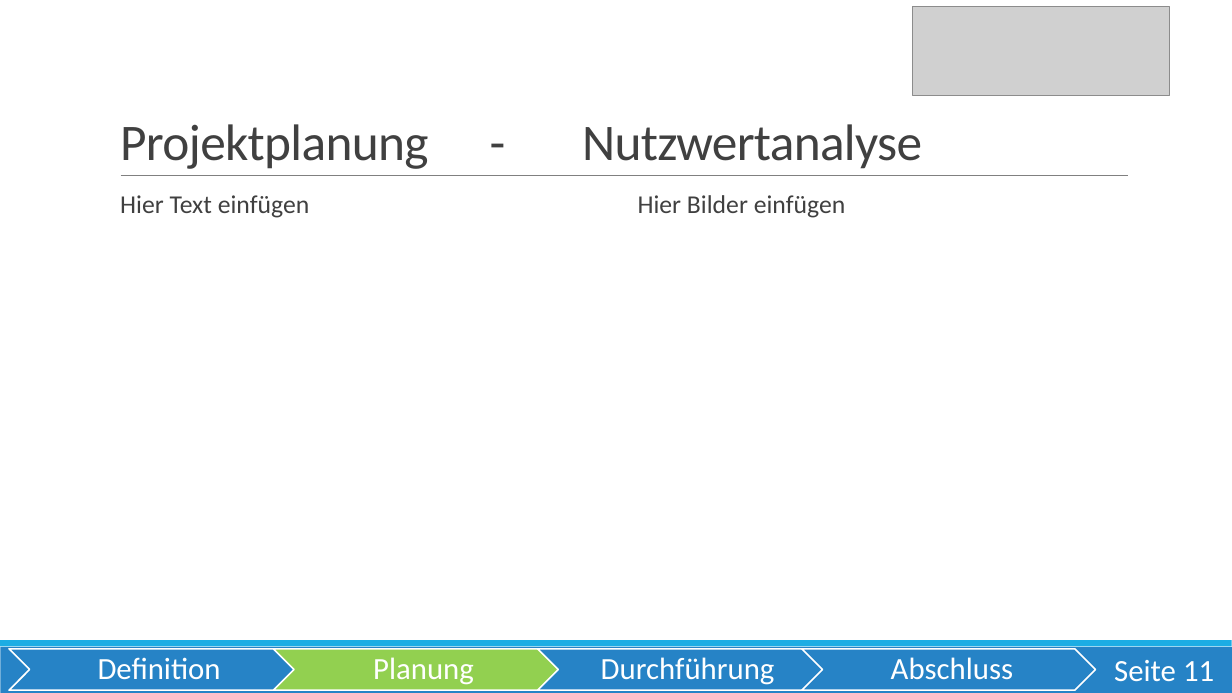
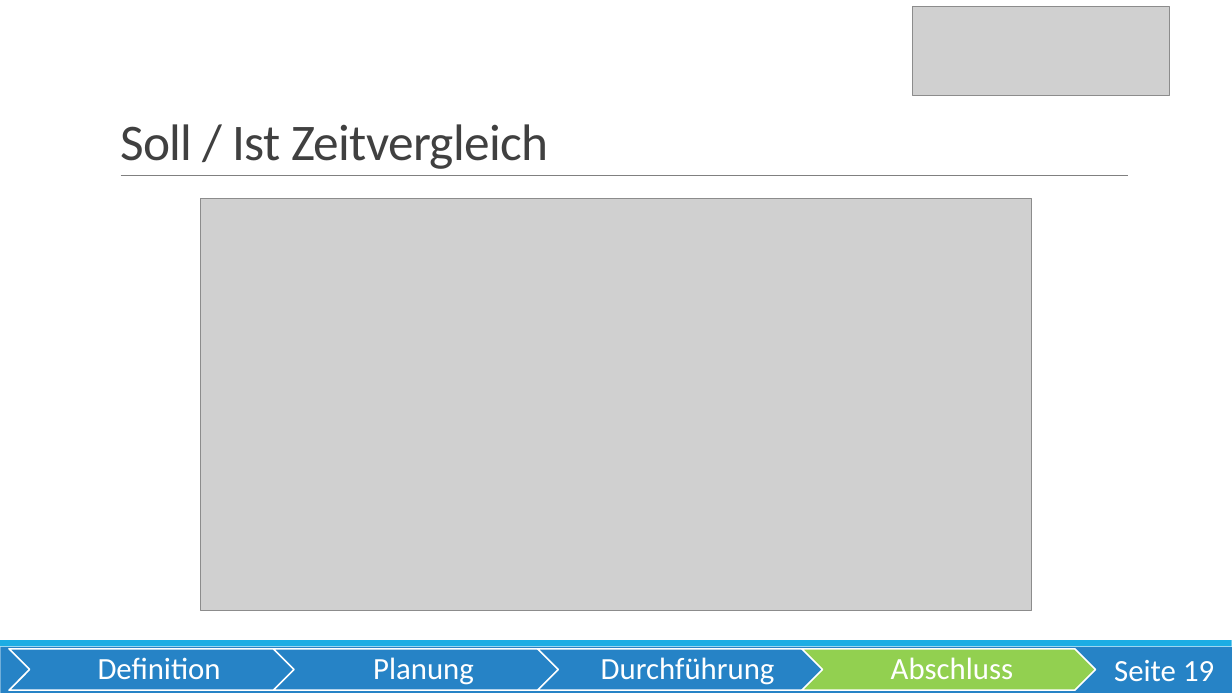
Before and after one commit to OberstufenprojektVOIP/OSP_VOIP, a slide deck: slide 19 of Pr-sentation/Präsentation VoIP Echt.pptx (slide 11 before the commit). Drawn at 1232x693 pixels with LibreOffice and Linux fonts; fonts in the diff are those of the drawing; grey boxes stand for pictures. Boxes give left, top, right and bottom in pixels: in the first picture for what was removed or moved away, otherwise in the second. Text is boxed around its words. In the diff, an @@ line names an element or a change of style, - is before the commit and + after.

```diff
--- a/Pr-sentation/Präsentation VoIP Echt.pptx
+++ b/Pr-sentation/Präsentation VoIP Echt.pptx
@@ title at [120,124,548,169]: text changed @@
-Projektplanung - Nutzwertanalyse
+Soll / Ist Zeitvergleich
@@ text removed at [120,195,310,218] @@
-  Hier Text einfügen
@@ picture added at [201,199,1031,611] @@
@@ text removed at [638,195,846,218] @@
-  Hier Bilder einfügen
@@ chevron at [274,649,567,690]: fill #92D050 to #2683C6 @@
@@ chevron at [802,649,1096,690]: fill #2683C6 to #92D050 @@
@@ page number at [1114,660,1214,682]: text changed @@
-Seite 11
+Seite 19
```
Also in this commit, not shown: 12 other slides changed, 11 slides added, 3 slides removed.
